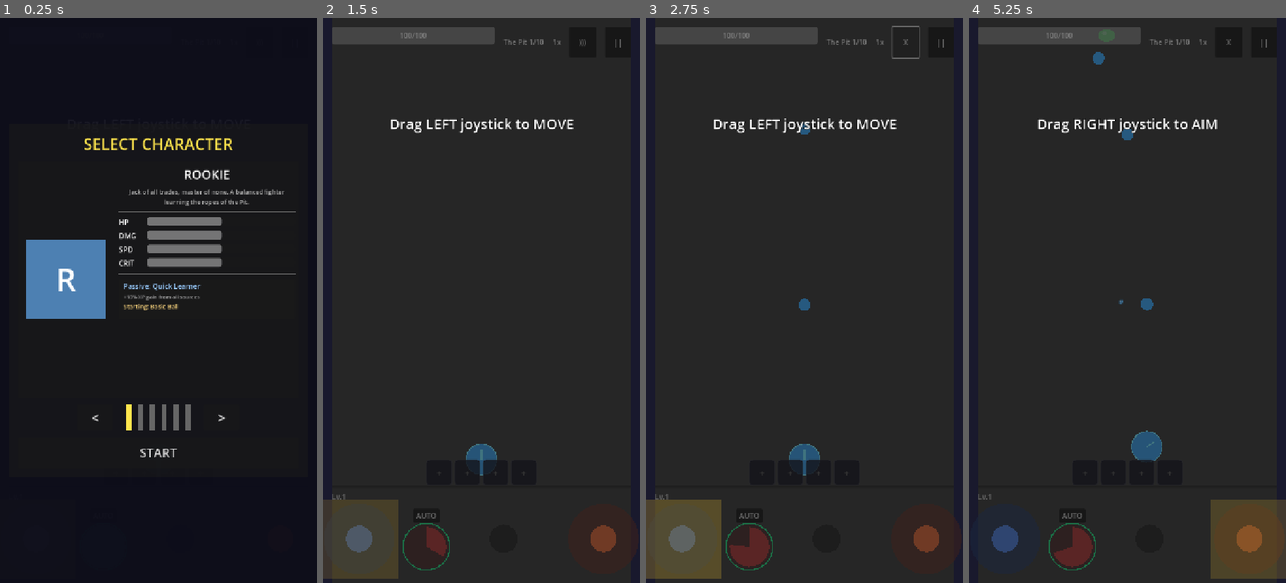
Above: before the commit, frames 1-4 (left to right).
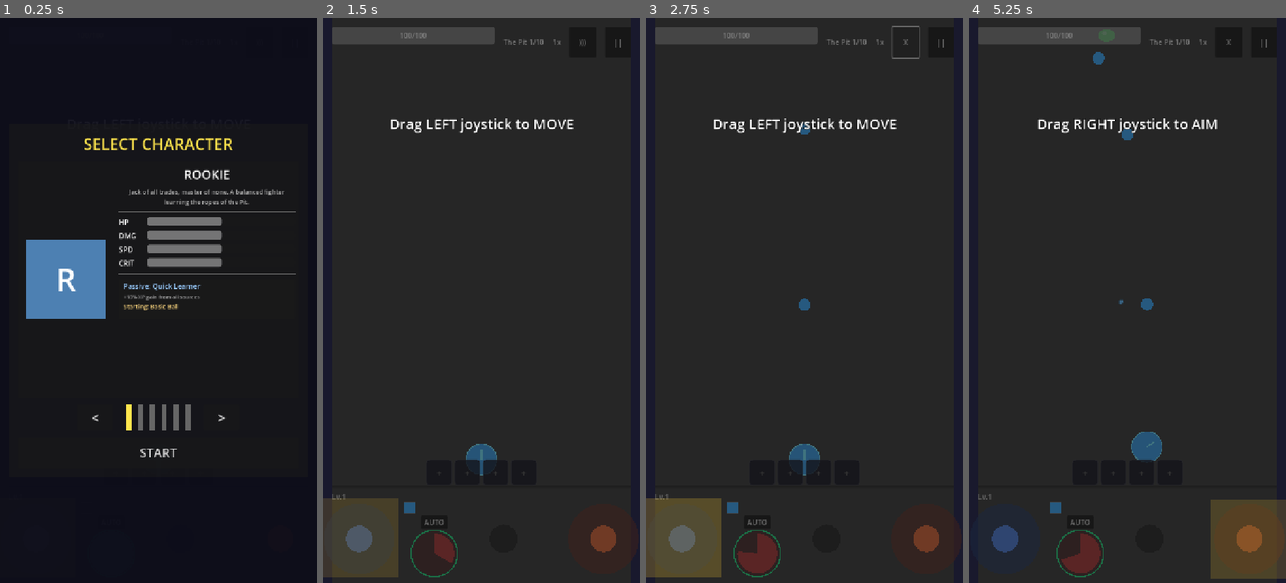
Above: after the commit, the same moments.

Repository: Randroids-Dojo/GoPit
Game: Godot game, scene res://scenes/game.tscn
Two runs of this game, one before a commit and one after it. Both use one fixed random seed, a clock stepped at 60 frames per second and the inputs below.
Inputs (mouse positions are in pixels of both pictures, inside the frame that each line leads up to):
- Up to frame 1 (0.25 s): no input
- Up to frame 2 (1.5 s): click "START" at 0.5 s; click "START" at 1.25 s
- Up to frame 3 (2.75 s): click ")))" at 2 s
- Up to frame 4 (5.25 s): drag from (1003, 537) to (1127, 458) at 2.77 s; click "||" at 3.5 s; drag from (1064, 328) to (1146, 447) at 4.27 s; click "Resume" at 5 s

The runs differ from the first frame. In frame 2, 0.6% of the frame differs, in the area x 0-43%, y 85-100%; in frame 3, 0.8%; in frame 4, 0.7%.

Commit message:
Add ball slot display UI showing equipped ball types
- Created slot_display.gd component with 5 color indicators
- Shows equipped ball types via BallRegistry colors
- Empty slots shown as gray
- Positioned above fire button area
- Updates automatically when slots change

Diff:
--- a/scenes/game.tscn
+++ b/scenes/game.tscn
@@ -26,6 +26,7 @@
 [ext_resource type="PackedScene" uid="uid://boss_hp_bar_scene" path="res://scenes/ui/boss_hp_bar.tscn" id="21_boss_hp"]
 [ext_resource type="Script" path="res://scripts/ui/ultimate_button.gd" id="22_ultimate"]
 [ext_resource type="Script" path="res://scripts/ui/speed_indicator.gd" id="speed_indicator"]
+[ext_resource type="Script" path="res://scripts/ui/slot_display.gd" id="slot_display"]
 
 [sub_resource type="RectangleShape2D" id="RectangleShape2D_wall"]
 size = Vector2(20, 1280)
@@ -260,6 +261,11 @@
 size_flags_horizontal = 2
 alignment = 1
 theme_override_constants/separation = 5
+
+[node name="SlotDisplay" type="HBoxContainer" parent="UI/HUD/InputContainer/HBoxContainer/FireButtonContainer"]
+layout_mode = 2
+size_flags_horizontal = 4
+script = ExtResource("slot_display")
 
 [node name="AutoToggle" type="Button" parent="UI/HUD/InputContainer/HBoxContainer/FireButtonContainer"]
 custom_minimum_size = Vector2(60, 30)
--- /dev/null
+++ b/scripts/ui/slot_display.gd
@@ -0,0 +1,51 @@
+extends HBoxContainer
+## Displays equipped ball slots with colored indicators
+## Shows which ball types are currently equipped in the 5 slots
+
+const SLOT_SIZE: Vector2 = Vector2(24, 24)
+const EMPTY_COLOR := Color(0.3, 0.3, 0.3, 0.5)
+const BORDER_COLOR := Color(0.5, 0.5, 0.5, 0.8)
+
+var _slot_rects: Array[ColorRect] = []
+
+
+func _ready() -> void:
+	# Set up container
+	add_theme_constant_override("separation", 4)
+	alignment = BoxContainer.ALIGNMENT_CENTER
+
+	# Create 5 slot indicators
+	for i in range(BallRegistry.MAX_SLOTS):
+		var slot := ColorRect.new()
+		slot.custom_minimum_size = SLOT_SIZE
+		slot.color = EMPTY_COLOR
+		slot.mouse_filter = Control.MOUSE_FILTER_IGNORE
+		add_child(slot)
+		_slot_rects.append(slot)
+
+	# Connect to registry changes
+	if BallRegistry:
+		BallRegistry.slots_changed.connect(_update_display)
+		# Initial update
+		_update_display()
+
+
+func _update_display() -> void:
+	"""Update slot colors based on equipped balls"""
+	if not BallRegistry:
+		return
+
+	var slots := BallRegistry.get_active_slots()
+	for i in range(mini(slots.size(), _slot_rects.size())):
+		var ball_type: int = slots[i]
+		if ball_type == -1:
+			_slot_rects[i].color = EMPTY_COLOR
+		else:
+			_slot_rects[i].color = BallRegistry.get_color(ball_type)
+
+
+func _draw() -> void:
+	# Draw borders around each slot
+	for slot in _slot_rects:
+		var rect := Rect2(slot.position - Vector2(1, 1), slot.size + Vector2(2, 2))
+		draw_rect(rect, BORDER_COLOR, false, 1.0)
